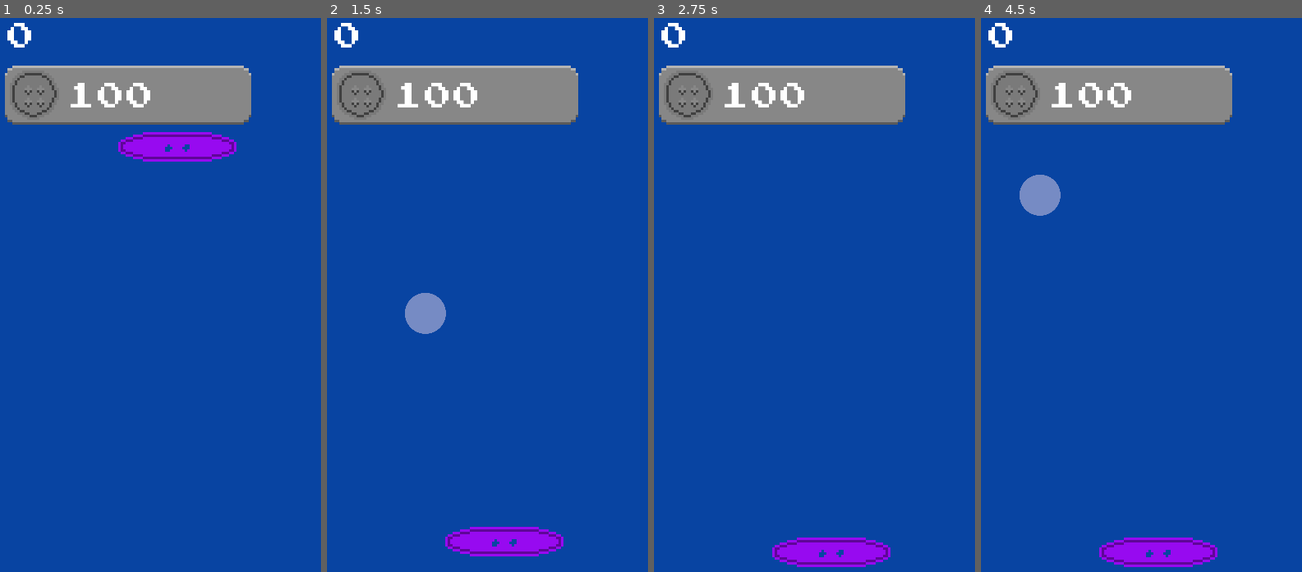
Above: before the commit, frames 1-4 (left to right).
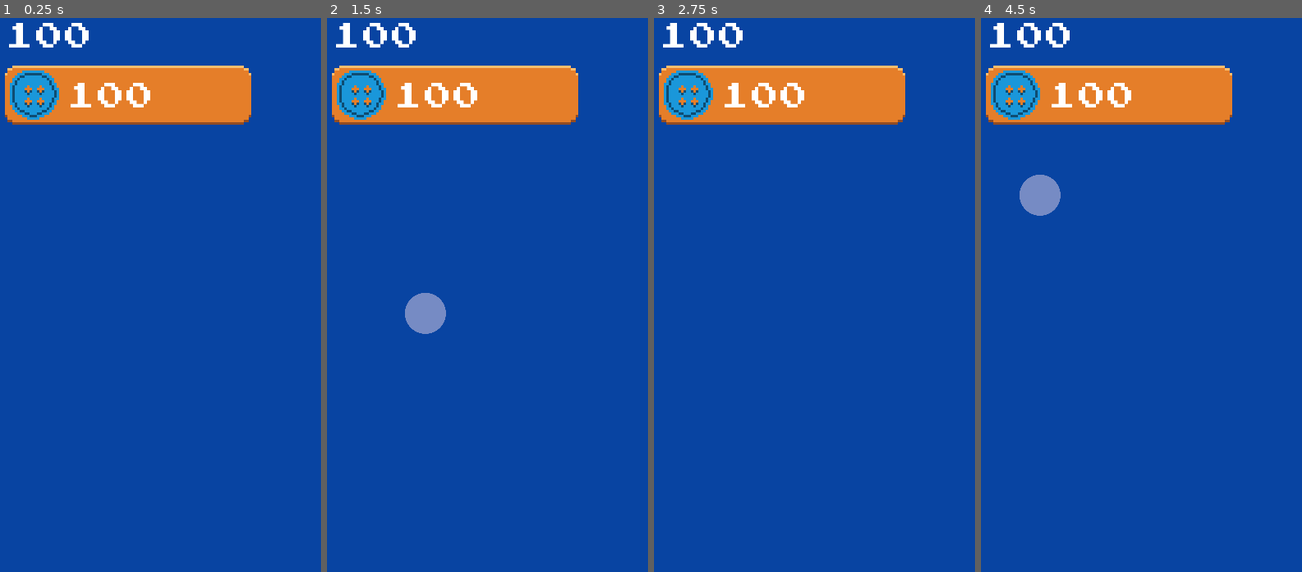
Above: after the commit, the same moments.

Repository: Ajver/Knobies
Game: Godot game, scene res://Game/Game.tscn
The game is run twice, just before and just after one commit, with the same random seed, the same clock (stepped at 60 frames per second) and the same inputs.
Inputs (mouse positions are in pixels of both pictures, inside the frame that each line leads up to):
- Up to frame 1 (0.25 s): no input
- Up to frame 2 (1.5 s): move the mouse to (590, 256) at 0.52 s; click (590, 256) at 0.67 s; move the mouse to (426, 311) at 1.27 s; click (426, 311) at 1.42 s
- Up to frame 3 (2.75 s): move the mouse to (872, 156) at 2.02 s; click (872, 156) at 2.17 s
- Up to frame 4 (4.5 s): tap Enter at 2.75, 4.25 s; move the mouse to (1138, 400) at 2.77 s; click (1138, 400) at 2.92 s; tap Space at 3.5 s; move the mouse to (1276, 372) at 3.52 s; click (1276, 372) at 3.67 s; move the mouse to (1038, 195) at 4.27 s; click (1038, 195) at 4.42 s

The runs differ from the first frame. In frame 1, 9.9% of the frame differs, in the area x 1-79%, y 0-26%; in frame 2, 9.9%; in frame 3, 9.9%; in frame 4, 9.9%.

Commit message:
SavingGame

Diff:
--- a/Game/Game.gd
+++ b/Game/Game.gd
@@ -1,6 +1,9 @@
 extends Control
 
+onready var game_saver = $GameSaver
+
 func _ready():
+	game_saver.load_save()
 	randomize()
 
 func _input(event):
--- a/Game/Game.tscn
+++ b/Game/Game.tscn
@@ -7,6 +7,7 @@
 [ext_resource path="res://Game/UI/buy_knob_btn_pressed.png" type="Texture" id=5]
 [ext_resource path="res://Game/Walls.gd" type="Script" id=6]
 [ext_resource path="res://Knobs/KnobsManager.tscn" type="PackedScene" id=7]
+[ext_resource path="res://Game/GameSaver/GameSaver.tscn" type="PackedScene" id=8]
 
 [sub_resource type="PhysicsMaterial" id=1]
 friction = 0.5
@@ -84,6 +85,7 @@
 [node name="World" type="Node2D" parent="."]
 
 [node name="Walls" type="StaticBody2D" parent="World"]
+editor/display_folded = true
 physics_material_override = SubResource( 1 )
 script = ExtResource( 6 )
 
@@ -105,4 +107,8 @@
 
 [node name="KnobsManager" parent="World" instance=ExtResource( 7 )]
 position = Vector2( 80, 50 )
+
+[node name="GameSaver" parent="." instance=ExtResource( 8 )]
+[connection signal="knob_bought" from="UI" to="GameSaver" method="_on_Knob_bought"]
+[connection signal="knob_bought" from="UI" to="World/KnobsManager" method="_on_Knob_bought"]
 [connection signal="released" from="UI/MarginContainer/VBoxContainer/Control/BuyKnobBtn" to="UI" method="_on_BuyKnobBtn_released"]
--- /dev/null
+++ b/Game/GameSaver/GameSaver.gd
@@ -0,0 +1,62 @@
+extends Node
+
+const SAVE_PATH : String = "user://knobies.data"
+
+onready var knobs_manager = get_node("/root/Game").find_node("KnobsManager")
+onready var next_save_timer = $NextSaveTimer
+
+func save_game() -> void:
+	var data = get_data_to_save()
+	var f = File.new()
+	f.open(SAVE_PATH, File.WRITE)
+	f.store_line(to_json(data))
+	f.close()
+
+func get_data_to_save() -> Dictionary:
+	var data : Dictionary = {
+		"score": GameData.score,
+		"hitter_radius": GameData.hitter_radius,
+		"knobs_array": []
+	}
+
+	var knobies_pos_array : Array = []
+	knobies_pos_array.resize(knobs_manager.get_child_count())
+
+	var i : int = 0
+	for knob in knobs_manager.get_children():
+		knobies_pos_array[i] = {
+			"x": knob.global_position.x,
+			"y": knob.global_position.y
+		}
+		i += 1
+
+	data["knobs_array"] = knobies_pos_array
+
+	return data
+
+func load_save():
+	var f = File.new()
+
+	if not f.file_exists(SAVE_PATH):
+		print("could not find save file")
+		return
+
+	f.open(SAVE_PATH, File.READ)
+	var data = JSON.parse(f.get_as_text()).result
+	f.close()
+
+	if data:
+		load_variables(data)
+
+func load_variables(data:Dictionary) -> void:
+	GameData.set_score(int(data["score"]))
+	GameData.hitter_radius = float(data["hitter_radius"])
+	GameData.set_knob_price(data["knobs_array"].size())
+	knobs_manager.on_load(data["knobs_array"])
+
+func _on_NextSaveTimer_timeout():
+	save_game()
+
+func _on_Knob_bought():
+	call_deferred("save_game")
+	next_save_timer.start()
--- /dev/null
+++ b/Game/GameSaver/GameSaver.tscn
@@ -0,0 +1,11 @@
+[gd_scene load_steps=2 format=2]
+
+[ext_resource path="res://Game/GameSaver/GameSaver.gd" type="Script" id=1]
+
+[node name="GameSaver" type="Node"]
+script = ExtResource( 1 )
+
+[node name="NextSaveTimer" type="Timer" parent="."]
+wait_time = 3.0
+autostart = true
+[connection signal="timeout" from="NextSaveTimer" to="." method="_on_NextSaveTimer_timeout"]
--- a/Game/UI/UI.gd
+++ b/Game/UI/UI.gd
@@ -1,4 +1,6 @@
 extends Node2D
+
+signal knob_bought
 
 onready var buy_knob_btn = find_node("BuyKnobBtn")
 onready var score_label = find_node("Score")
@@ -11,10 +13,15 @@
 
 func _ready():
 	GameData.connect("knob_price_changed", self, "update_knob_price_label")
-	GameData.connect("score_changed", self, "on_score_changed")
 	GameData.connect("score_changed", self, "update_score_label")
+	GameData.connect("knob_price_changed", self, "update_knob_btn_avability")
+	GameData.connect("score_changed", self, "update_knob_btn_avability")
 
-func on_score_changed() -> void:
+	update_score_label()
+	update_knob_price_label()
+	update_knob_btn_avability()
+
+func update_knob_btn_avability() -> void:
 	if GameData.can_buy_knob():
 		buy_knob_btn.normal = buy_knob_btn_normal
 		buy_knob_btn.pressed = buy_knob_btn_pressed
@@ -38,5 +45,5 @@
 
 func _on_BuyKnobBtn_released():
 	if GameData.can_buy_knob():
+		emit_signal("knob_bought")
 		GameData.on_knob_buy()
-		knobs_manager.spawn_knob()
--- a/Knobs/KnobsManager.gd
+++ b/Knobs/KnobsManager.gd
@@ -4,10 +4,6 @@
 var Hitter = preload("res://Knobs/Hitter.tscn")
 
 onready var game = get_node("/root/Game")
-onready var ui = game.find_node("UI")
-
-func _ready() -> void:
-	spawn_knob()
 
 func spawn_knob() -> void:
 	var knob = Knob.instance()
@@ -21,3 +17,13 @@
 	var hitter = Hitter.instance()
 	game.call_deferred("add_child", hitter)
 	hitter.call_deferred("hit", position, get_children())
+
+func on_load(knobs_pos_array:Array) -> void:
+	for pos in knobs_pos_array:
+		var knob = Knob.instance()
+		add_child(knob)
+		knob.global_position.x = pos.x
+		knob.global_position.y = pos.y
+
+func _on_Knob_bought():
+	spawn_knob()
--- a/Scripts/GameData.gd
+++ b/Scripts/GameData.gd
@@ -4,12 +4,15 @@
 signal score_changed
 signal knob_price_changed
 
-var score : int = 0
+var score : int = 100
 var knob_price : int = 100
 var hitter_radius : float = 50.0
 
 static func add_score(additional_score:int) -> void:
-	GameData.score += additional_score
+	GameData.set_score(GameData.score + additional_score)
+
+static func set_score(new_score:int) -> void:
+	GameData.score = new_score
 	GameData.emit_signal("score_changed")
 
 static func can_buy_knob() -> bool:
@@ -20,3 +23,8 @@
 	GameData.knob_price *= 2
 	GameData.hitter_radius *= 1.075
 	GameData.emit_signal("knob_price_changed")
+
+static func set_knob_price(knobs_count:int) -> void:
+	for i in range(knobs_count):
+		GameData.knob_price *= 2
+	GameData.emit_signal("knob_price_changed")
Not shown: 1 places in Game/Game.tscn that only renumber resources
